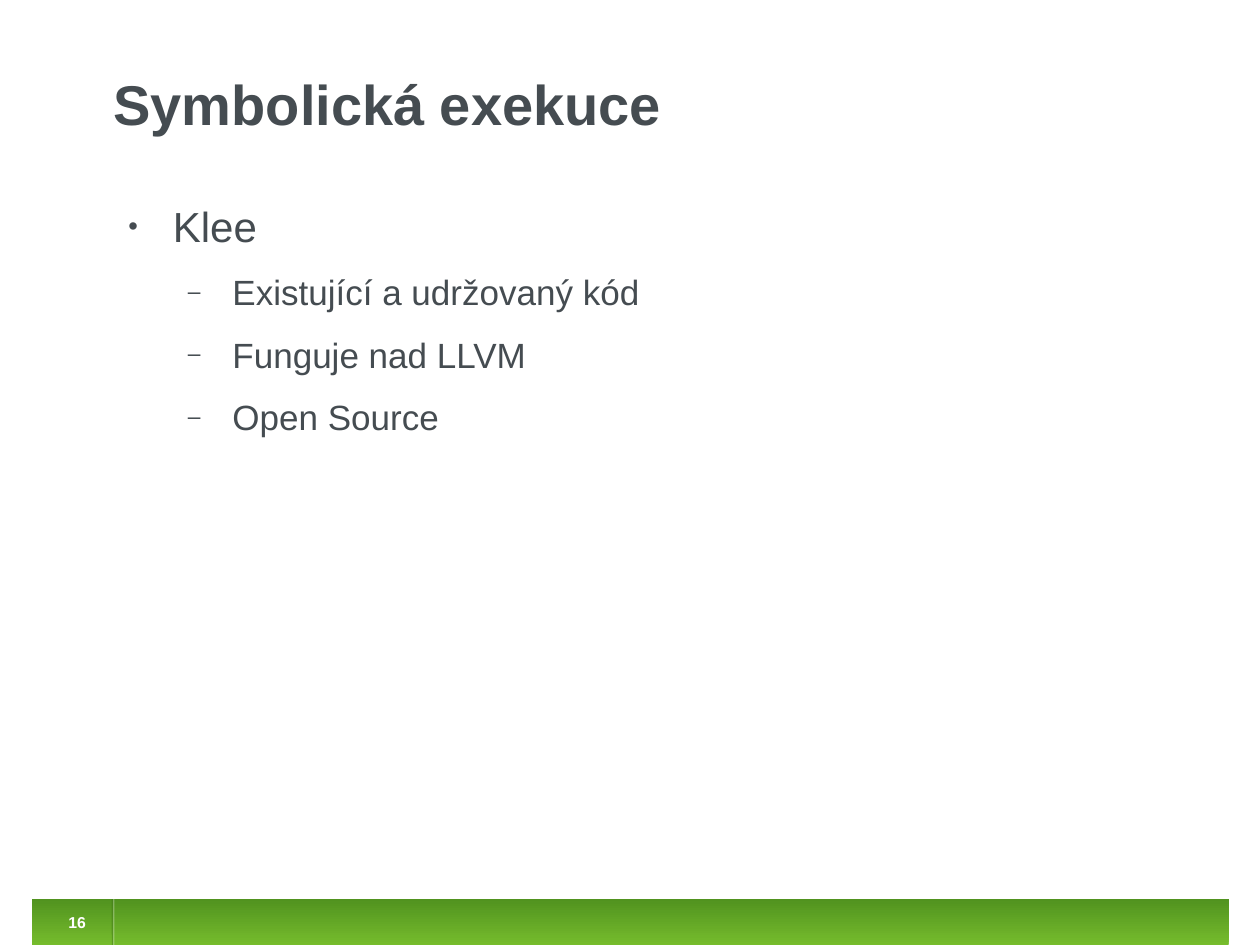
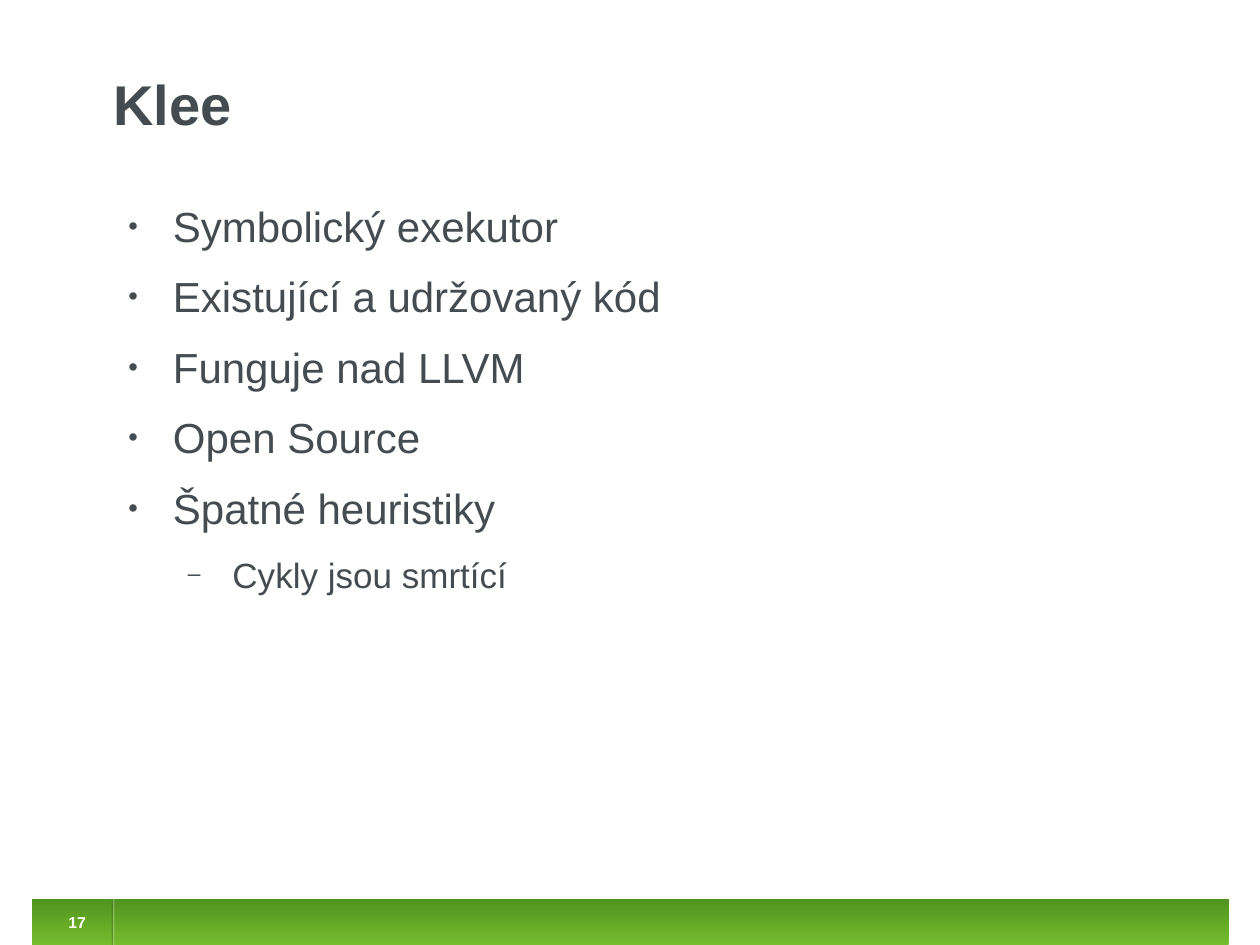
Before and after one commit to jirislaby/writings, a slide deck: slide 17 of presentations/stanse_prase.odp (slide 16 before the commit). Drawn at 1260x945 pixels with LibreOffice and Linux fonts; fonts in the diff are those of the drawing. Boxes give left, top, right and bottom in pixels: in the first picture for what was removed or moved away, otherwise in the second. Text is boxed around its words. In the diff, an @@ line names an element or a change of style, - is before the commit and + after.

```diff
--- a/presentations/stanse_prase.odp
+++ b/presentations/stanse_prase.odp
@@ title at [113,84,231,126]: text changed @@
-Symbolická exekuce
+Klee
@@ text at [173,211,558,250]: text changed @@
-• Klee
+• Symbolický exekutor
@@ text at [173,281,661,462]: size 20 to 24 pt in "Existující a udržovaný kód", "Funguje nad LLVM", "Open Source"; bullet ‒ to •; list level 2 to 1 in "Existující a udržovaný kód"; list level 2 to 1 in "Funguje nad LLVM"; list level 2 to 1 in "Open Source" @@
@@ text at [173,491,507,594]: paragraphs added @@
+• Špatné heuristiky
+  ‒ Cykly jsou smrtící
@@ page number at [68,917,86,928]: text changed @@
-16
+17
```
Also in this commit, not shown: 10 other slides changed, 13 slides added, 1 slide removed.
